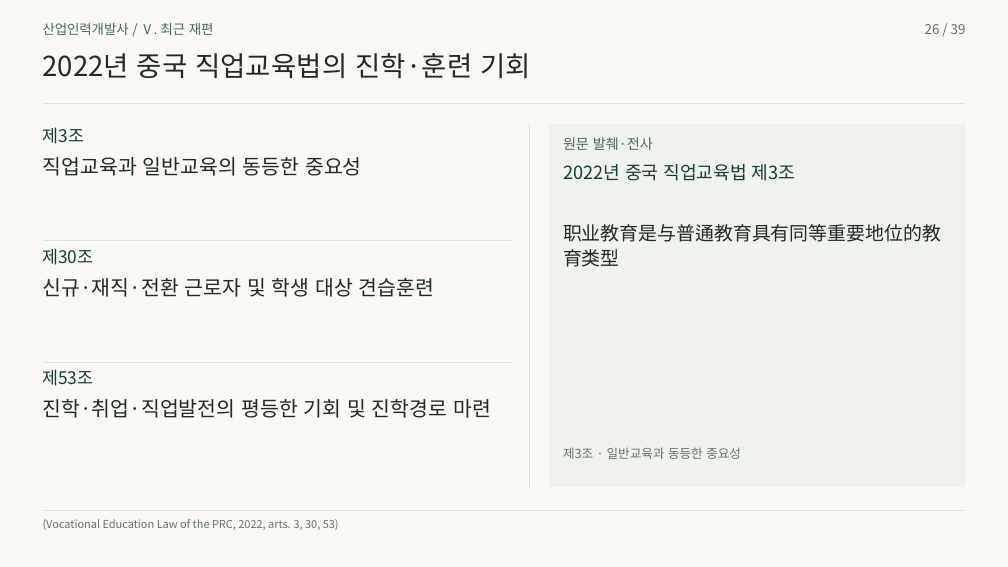
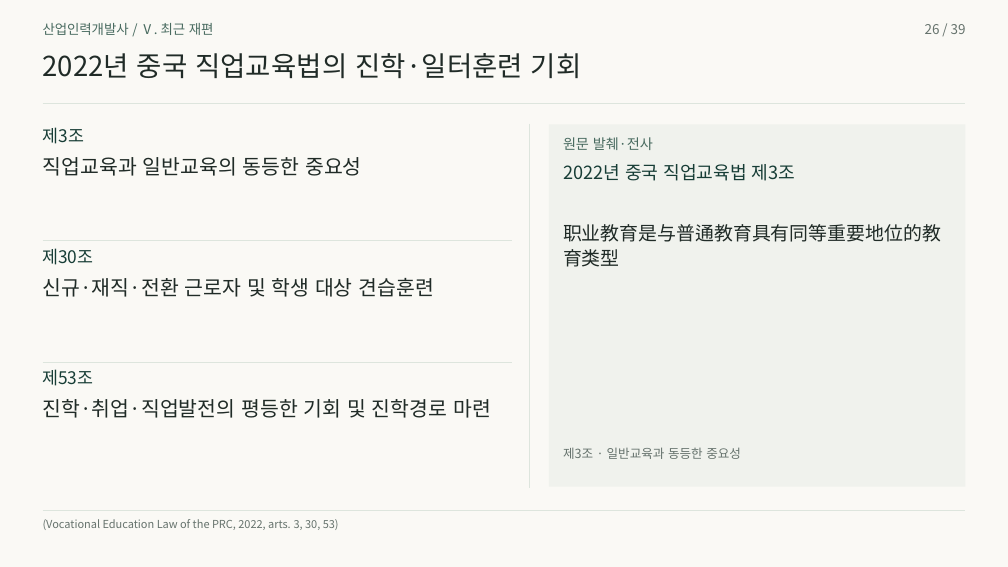
Before and after one commit to 01Chungee10/vet-history-rehearsal, a slide deck: slide 26 of au-cn-2026/presentation.pptx. Drawn at 1008x567 pixels with LibreOffice and Linux fonts; fonts in the diff are those of the drawing. Boxes give left, top, right and bottom in pixels: in the first picture for what was removed or moved away, otherwise in the second. Text is boxed around its words. In the diff, an @@ line names an element or a change of style, - is before the commit and + after.

```diff
--- a/au-cn-2026/presentation.pptx
+++ b/au-cn-2026/presentation.pptx
@@ text at <box>43,53,582,78</box>: text changed @@
-2022년 중국 직업교육법의 진학·훈련 기회
+2022년 중국 직업교육법의 진학·일터훈련 기회
```
Also in this commit, not shown: 29 other slides changed, 37 other files.
